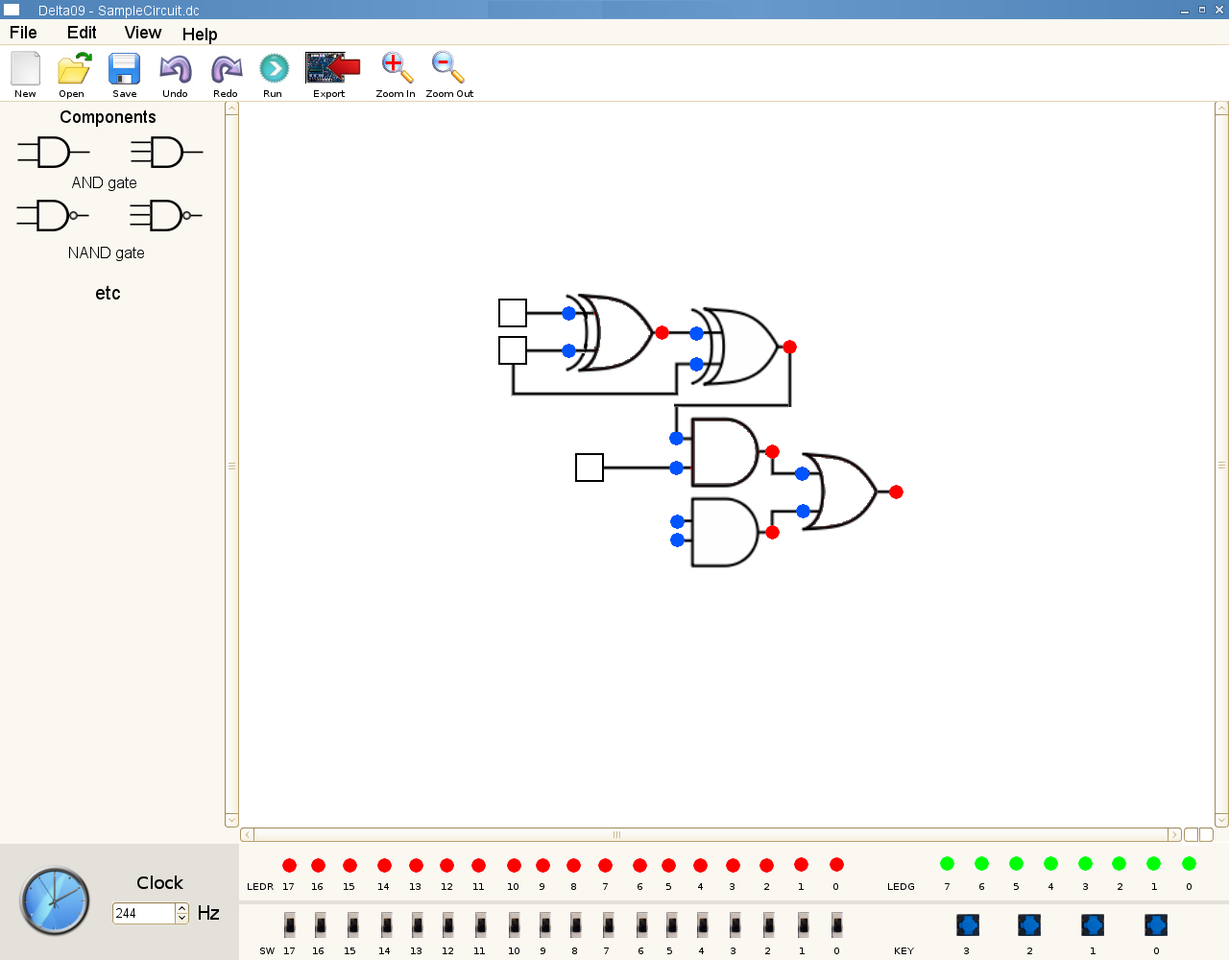
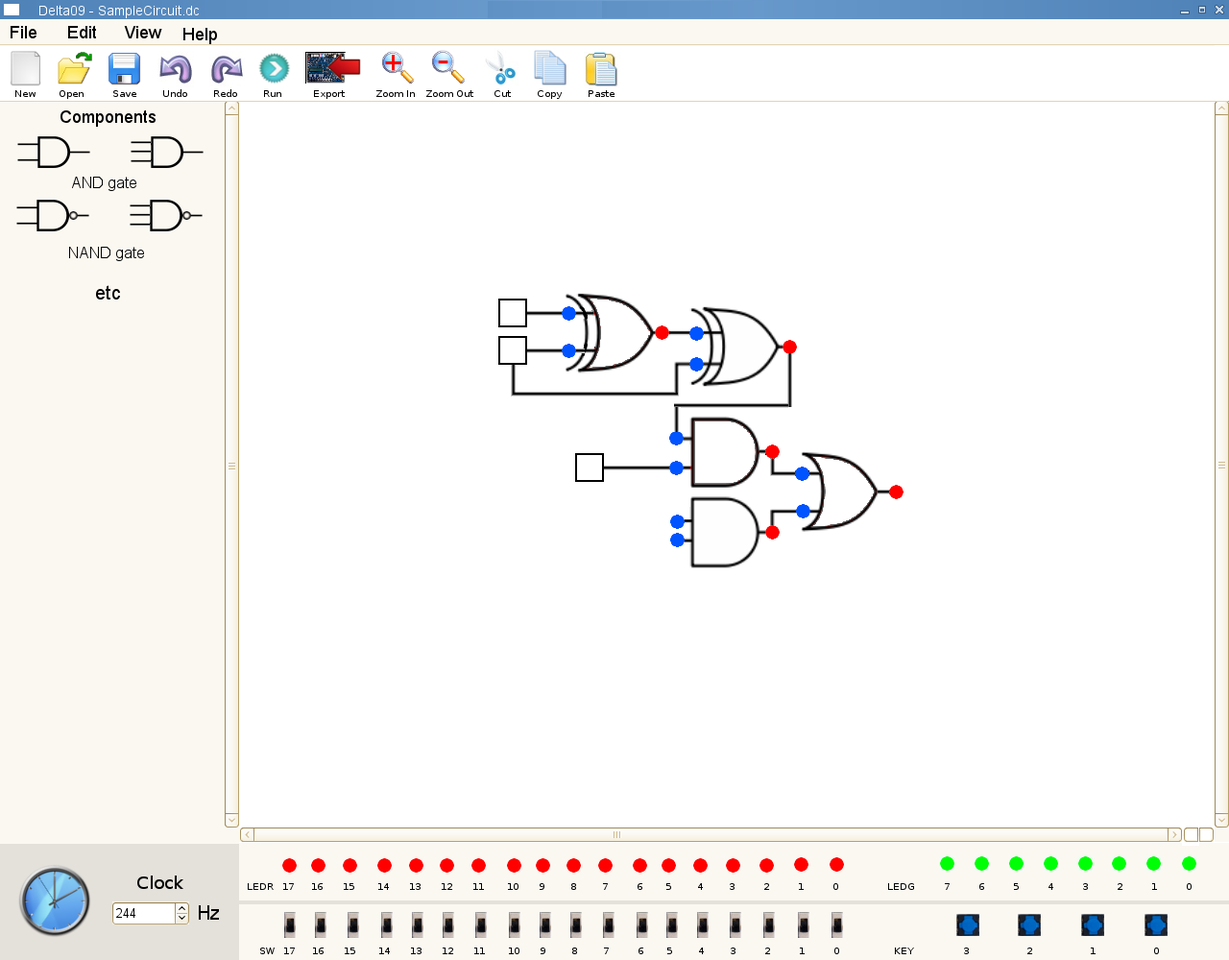
Two versions of the same layered image (1229 × 960). Layer-by-layer changes:
added layer "Cut" above "Copy" over <box>483,49,519,86</box>
added layer "Copy" above "Paste" over <box>533,49,567,86</box>
added layer "Paste" above "Toolbar labels" over <box>583,51,621,89</box>
painted on "Toolbar labels" over <box>494,90,615,99</box>
